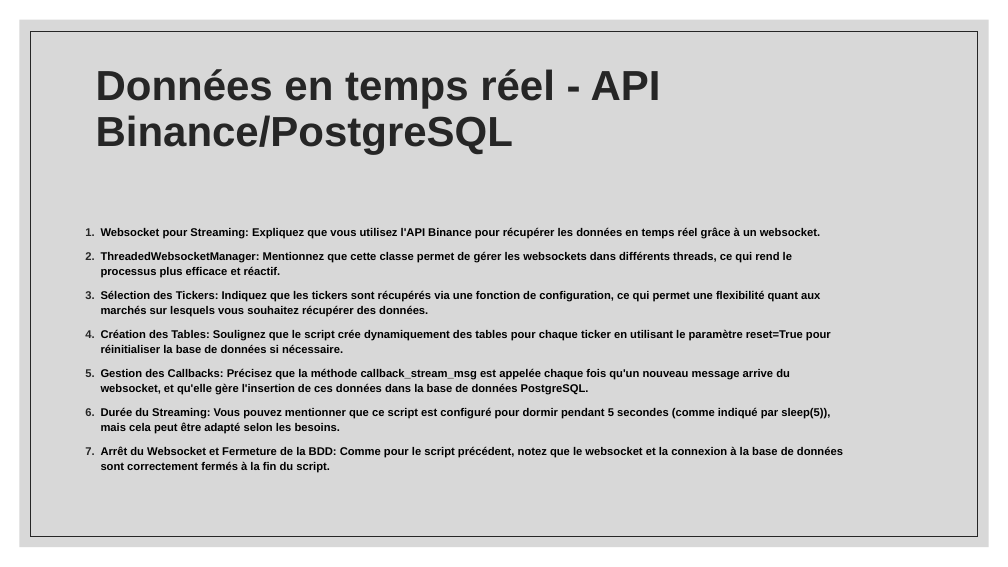
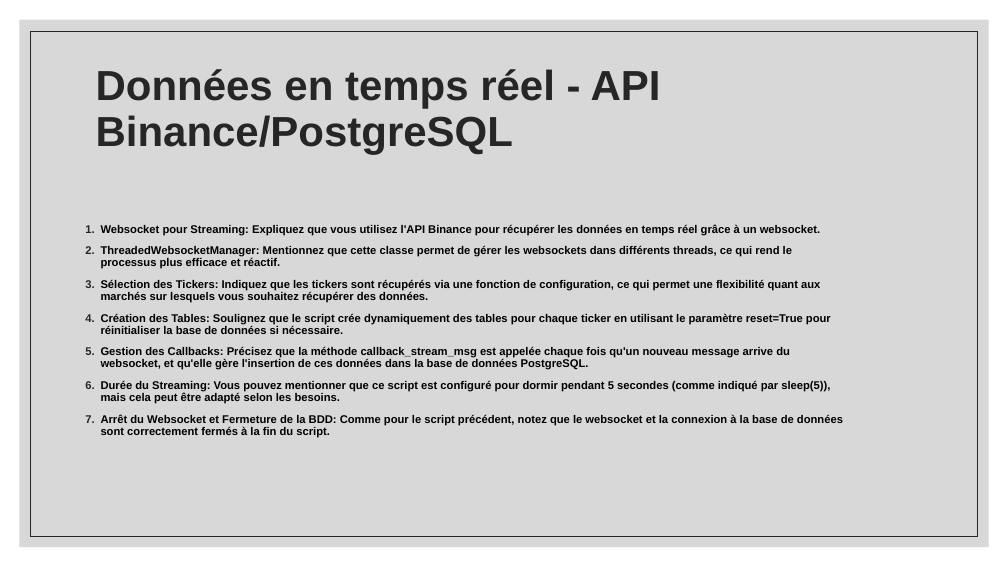
Before and after one commit to swip10/OPA, a slide deck: slide 10 of Gestion de projet/Présentation projet_OPA.pptx (slide 9 before the commit). Drawn at 1008x567 pixels with LibreOffice and Linux fonts; fonts in the diff are those of the drawing. Boxes give left, top, right and bottom in pixels: in the first picture for what was removed or moved away, otherwise in the second. Text is boxed around its words. In the diff, an @@ line names an element or a change of style, - is before the commit and + after.

```diff
--- a/Gestion de projet/Présentation projet_OPA.pptx
+++ b/Gestion de projet/Présentation projet_OPA.pptx
@@ text "Websocket pour Streaming: Expliquez que ..." at box(101, 224, 843, 438): line spacing 1.1 to 0.9 @@
```
Also in this commit, not shown: 5 other slides changed, 1 slide added.
